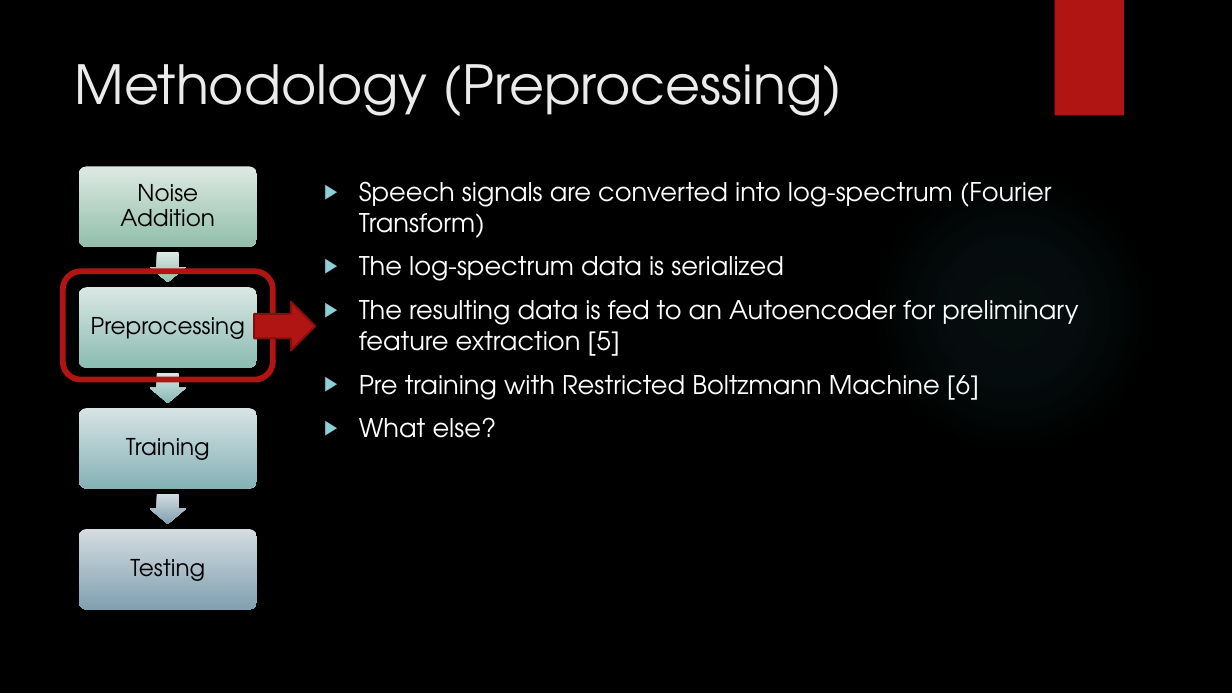
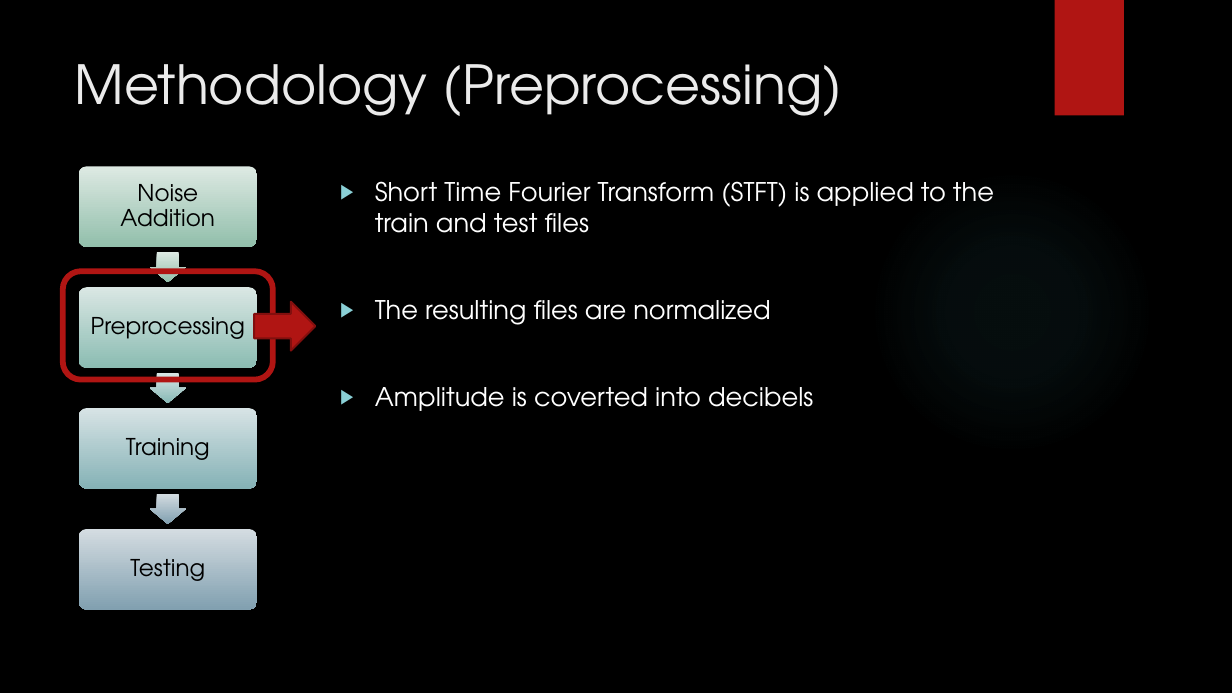
Before and after one commit to Arda-Bati/Deep-Autoencoder-Project, a slide deck: slide 6 of Presentation/ECE271B_Presenation.pptx. Drawn at 1232x693 pixels with LibreOffice and Linux fonts; fonts in the diff are those of the drawing; background and template pictures are left out. Boxes give left, top, right and bottom in pixels: in the first picture for what was removed or moved away, otherwise in the second. Text is boxed around its words. In the diff, an @@ line names an element or a change of style, - is before the commit and + after.

```diff
--- a/Presentation/ECE271B_Presenation.pptx
+++ b/Presentation/ECE271B_Presenation.pptx
@@ text at bbox=[375, 181, 994, 411]: text changed @@
-▶ Speech signals are converted into log-spectrum (Fourier Transform)
-▶ The log-spectrum data is serialized
-▶ The resulting data is fed to an Autoencoder for preliminary feature extraction [5]
-▶ Pre training with Restricted Boltzmann Machine [6]
-▶ What else?
+▶ Short Time Fourier Transform (STFT) is applied to the train and test files
+▶ The resulting files are normalized
+▶ Amplitude is coverted into decibels
```
Also in this commit, not shown: 6 other slides changed.
